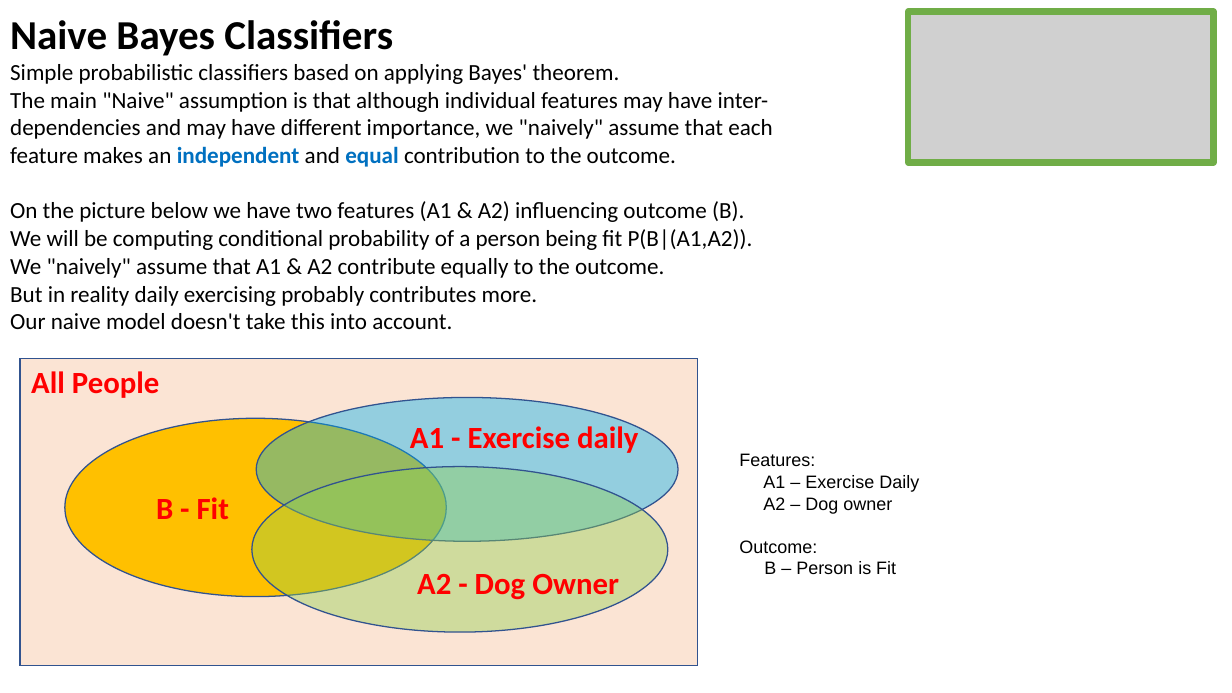
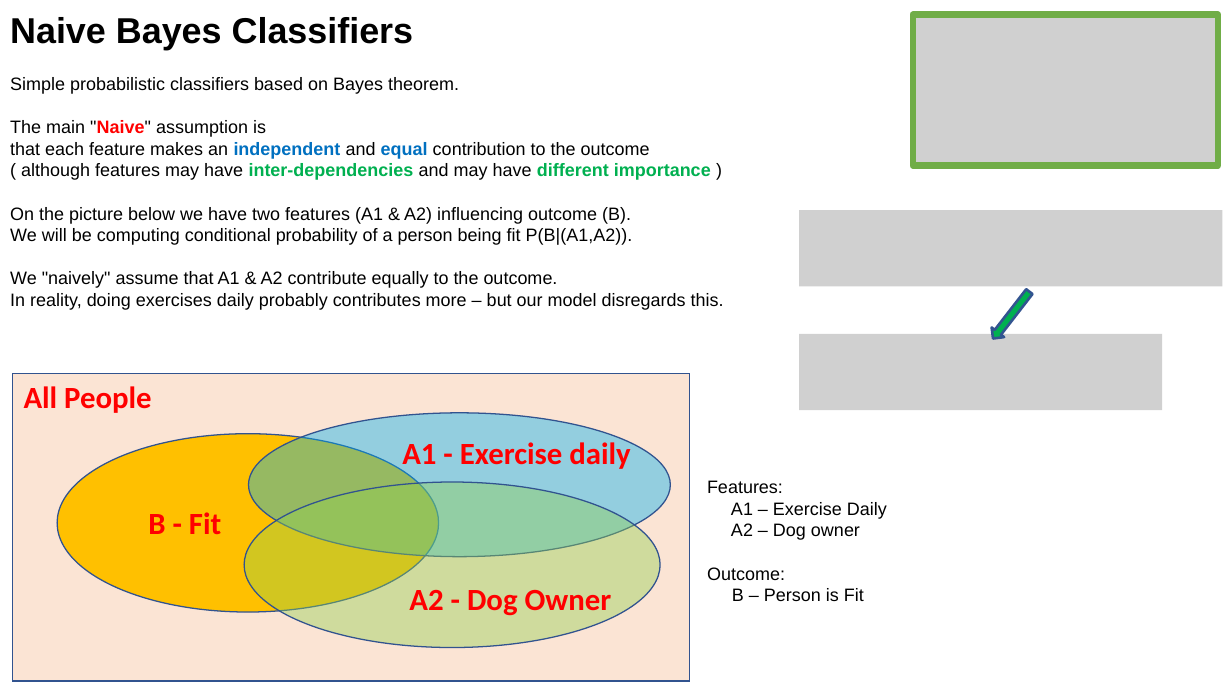
Before and after one commit to lselector/ml_ai_doc, a slide deck: slide 5 of Bayes_Bayesian.pptx (slide 2 before the commit). Drawn at 1232x693 pixels with LibreOffice and Linux fonts; fonts in the diff are those of the drawing; grey boxes stand for pictures. Boxes give left, top, right and bottom in pixels: in the first picture for what was removed or moved away, otherwise in the second. Text is boxed around its words. In the diff, an @@ line names an element or a change of style, - is before the commit and + after.

Commit message:
updated Bayes_Bayesian

```diff
--- a/Bayes_Bayesian.pptx
+++ b/Bayes_Bayesian.pptx
@@ text at (10, 17, 633, 288): size 32 to 28 pt in "Naive Bayes Classifiers"; font Calibri to Arial in "Naive Bayes Classifiers", "On the picture below we have two ...", "We will be computing conditional probability of ...", "We "naively" assume that A1 & A2 ..."; size 18 to 14 pt in "On the picture below we have two ...", "We will be computing conditional probability of ...", "We "naively" assume that A1 & A2 ..." @@
@@ picture: place and size @@
-picture at (909, 12, 1214, 163)
+picture at (913, 15, 1218, 165)
@@ text at (10, 77, 711, 180): text changed; size 18 to 14 pt; font Calibri to Arial @@
-Simple probabilistic classifiers based on applying Bayes' theorem.
-The main "Naive" assumption is that although individual features may have inter-dependencies and may have different importance, we "naively" assume that each feature makes an independent and equal contribution to the outcome.
+Simple probabilistic classifiers based on Bayes theorem.
+The main "Naive" assumption is
+that each feature makes an independent and equal contribution to the outcome
+( although features may have inter-dependencies and may have different importance )
@@ picture added at (799, 210, 1223, 287) @@
@@ text at (10, 293, 724, 310): text changed; size 18 to 14 pt; font Calibri to Arial @@
-But in reality daily exercising probably contributes more.
-Our naive model doesn't take this into account.
+In reality, doing exercises daily probably contributes more – but our model disregards this.
@@ down arrow added at (987, 287, 1036, 343), fill #00B050, outline #325491 2 pt @@
@@ picture added at (799, 334, 1163, 410) @@
@@ ellipse: place and size @@
-ellipse at (256, 397, 678, 542)
+ellipse at (249, 413, 671, 557)
@@ text "Features:": place and size @@
-text "Features:" at (739, 453, 919, 574)
+text "Features:" at (707, 480, 887, 601)
@@ text "B - Fit": place and size @@
-text "B - Fit" at (156, 497, 229, 520)
+text "B - Fit" at (148, 512, 221, 534)
@@ 3 texts, 2 ellipses, 1 rectangle: place and size @@
-3 texts, 2 ellipses, 1 rectangle at (20, 359, 698, 666)
+3 texts, 2 ellipses, 1 rectangle at (12, 373, 689, 681)
```
Also in this commit, not shown: 7 other slides changed, 2 slides added, 1 other file.
